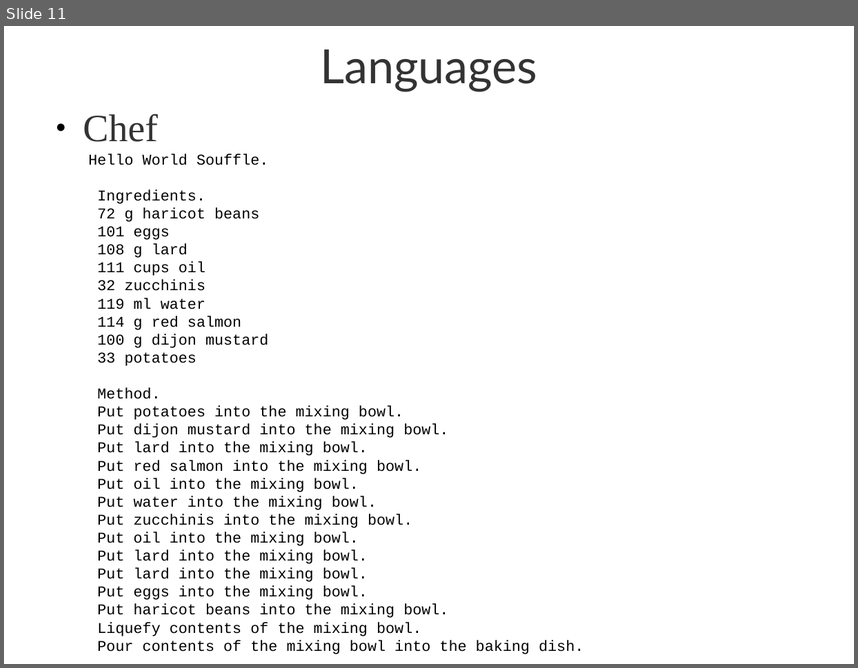
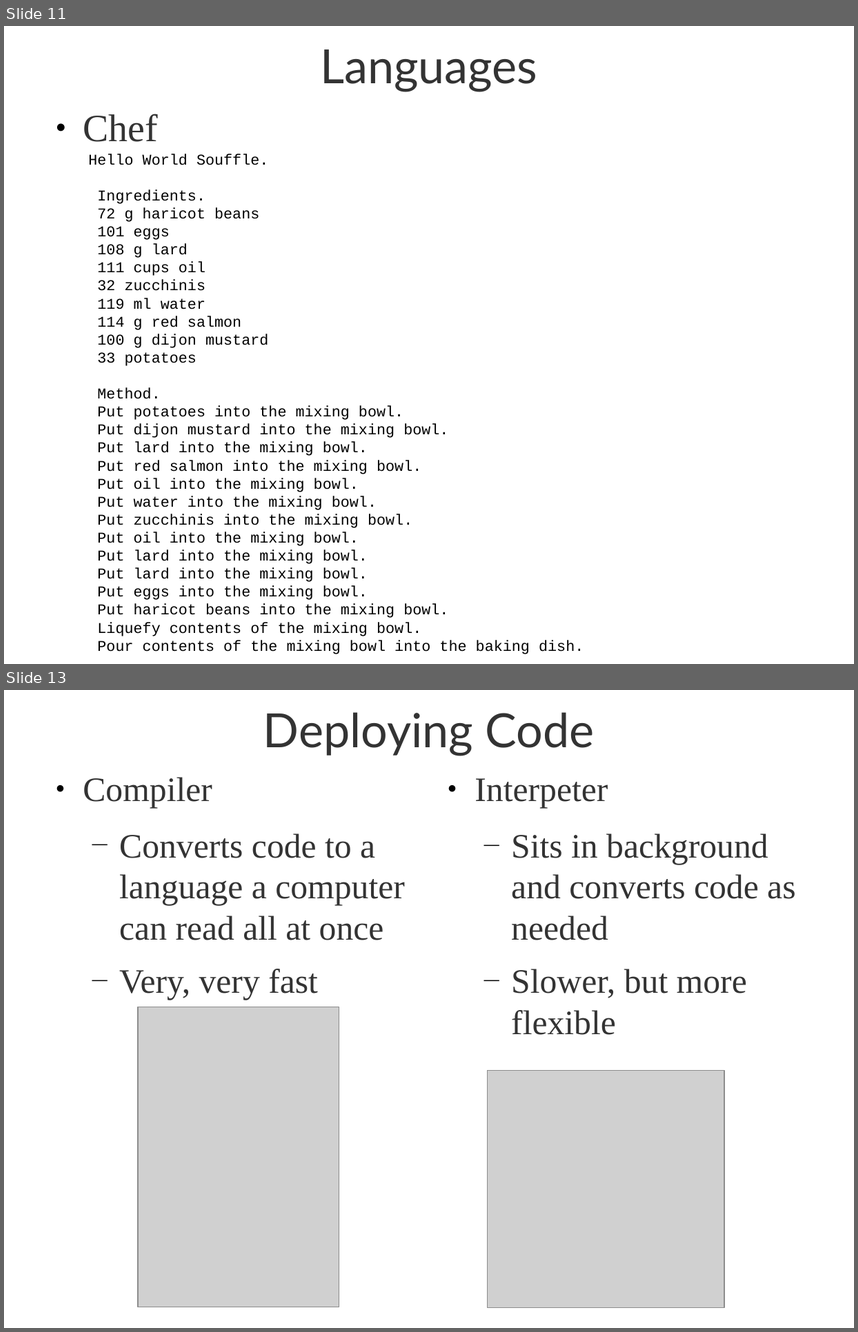
Before and after one commit to open-it-lab/ol-presentations, a slide deck: executive-briefing.odp. Shown one above the other, each under a label of ours: slide 11 before the commit, slides 11 and 13 after it; the slides between them are not shown. The pictures are 858x668 and 858x1332 pixels, drawn with LibreOffice and Linux fonts; fonts in the diff are those of the drawing; grey boxes stand for pictures. Boxes give left, top, right and bottom in pixels: in the first picture for what was removed or moved away, otherwise in the second. Text is boxed around its words. In the diff, an @@ line names an element or a change of style, - is before the commit and + after.

```diff
--- a/executive-briefing.odp
+++ b/executive-briefing.odp
@@ slide 13 added at (4, 690, 854, 1328), background #FFFFFF @@
@@ title added at (263, 712, 595, 756), 44 pt, text #333333 @@
+Deploying Code
@@ text added at (83, 777, 405, 1000), 32 pt, text #333333 @@
+● Compiler
+  — Converts code to a language a computer can read all at once
+  — Very, very fast
@@ text added at (475, 778, 795, 1035), 32 pt, text #333333 @@
+● Interpeter
+  — Sits in background and converts code as needed
+  — Slower, but more flexible
@@ picture added at (139, 1007, 339, 1306) @@
@@ picture added at (488, 1070, 724, 1307) @@
```
Also in this commit, not shown: 2 other slides added, 3 other files.
